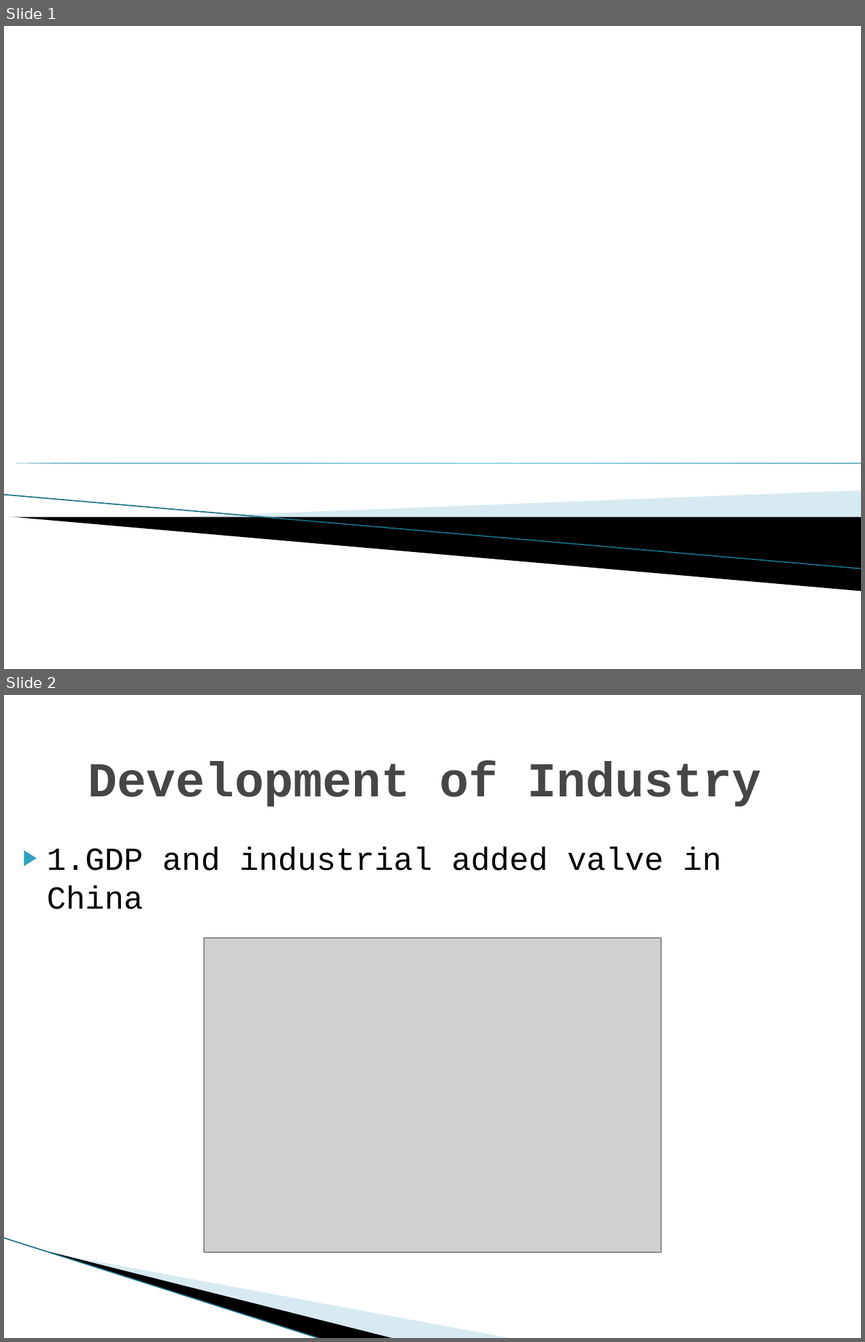
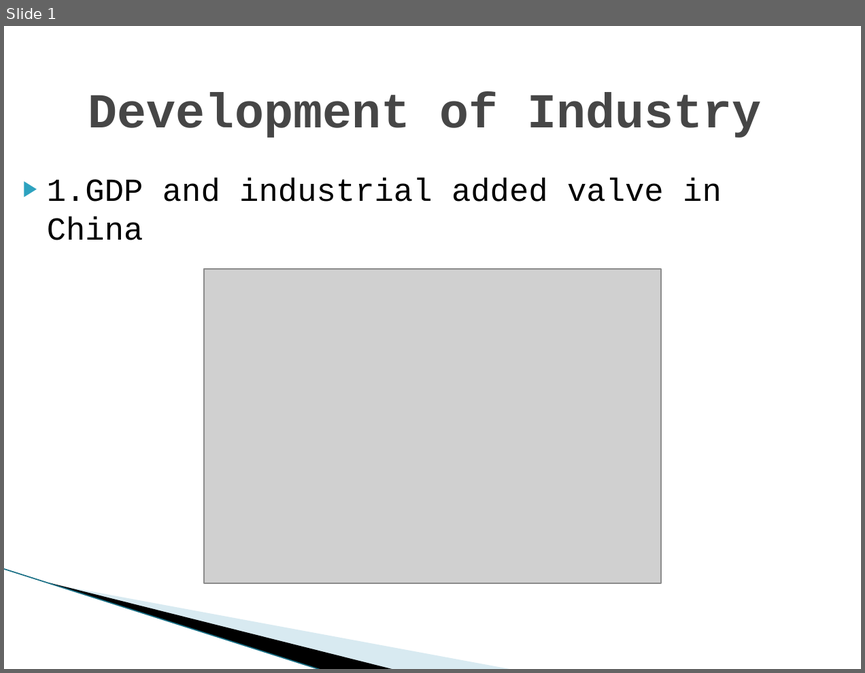
Before and after one commit to jiangxh1992/VisualizationGroupProject, a slide deck: YuQingtian.pptx. Shown one above the other, each under a label of ours: slides 1 and 2 before the commit, slide 1 after it. The pictures are 865x1342 and 865x673 pixels, drawn with LibreOffice and Linux fonts; fonts in the diff are those of the drawing; grey boxes stand for pictures; background and template pictures are left out. Boxes give left, top, right and bottom in pixels: in the first picture for what was removed or moved away, otherwise in the second. Text is boxed around its words. In the diff, an @@ line names an element or a change of style, - is before the commit and + after.

Commit message:
ppt;

```diff
--- a/YuQingtian.pptx
+++ b/YuQingtian.pptx
@@ slide 1 removed at [4, 26, 861, 669], background #FFFFFF @@
@@ right triangle removed at [4, 463, 861, 463] @@
@@ line removed from (4, 495) to (861, 569) @@
@@ freeform shape removed at [162, 490, 861, 536] @@
@@ freeform shape removed at [7, 517, 861, 590] @@
@@ what was slide 2 is now slide 1 @@
```
Also in this commit, not shown: 4 other files.
